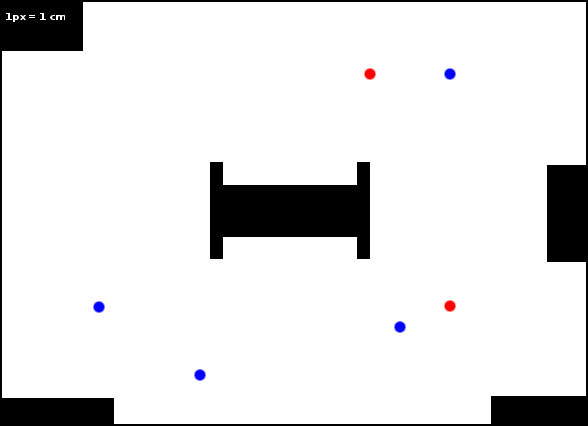
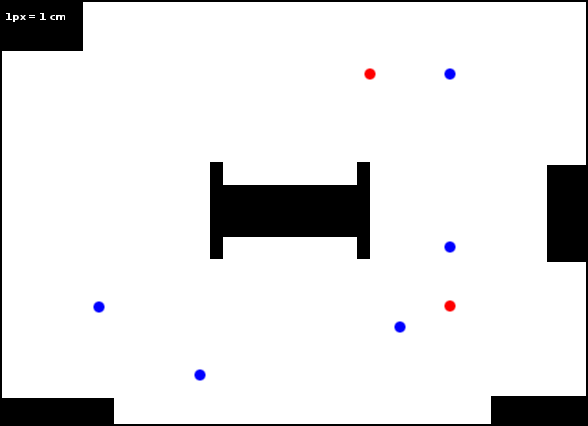
Two versions of the same layered image (588px x 426px). Layer-by-layer changes:
painted on "waypoints" over [left=444, top=241, right=456, bottom=253]
